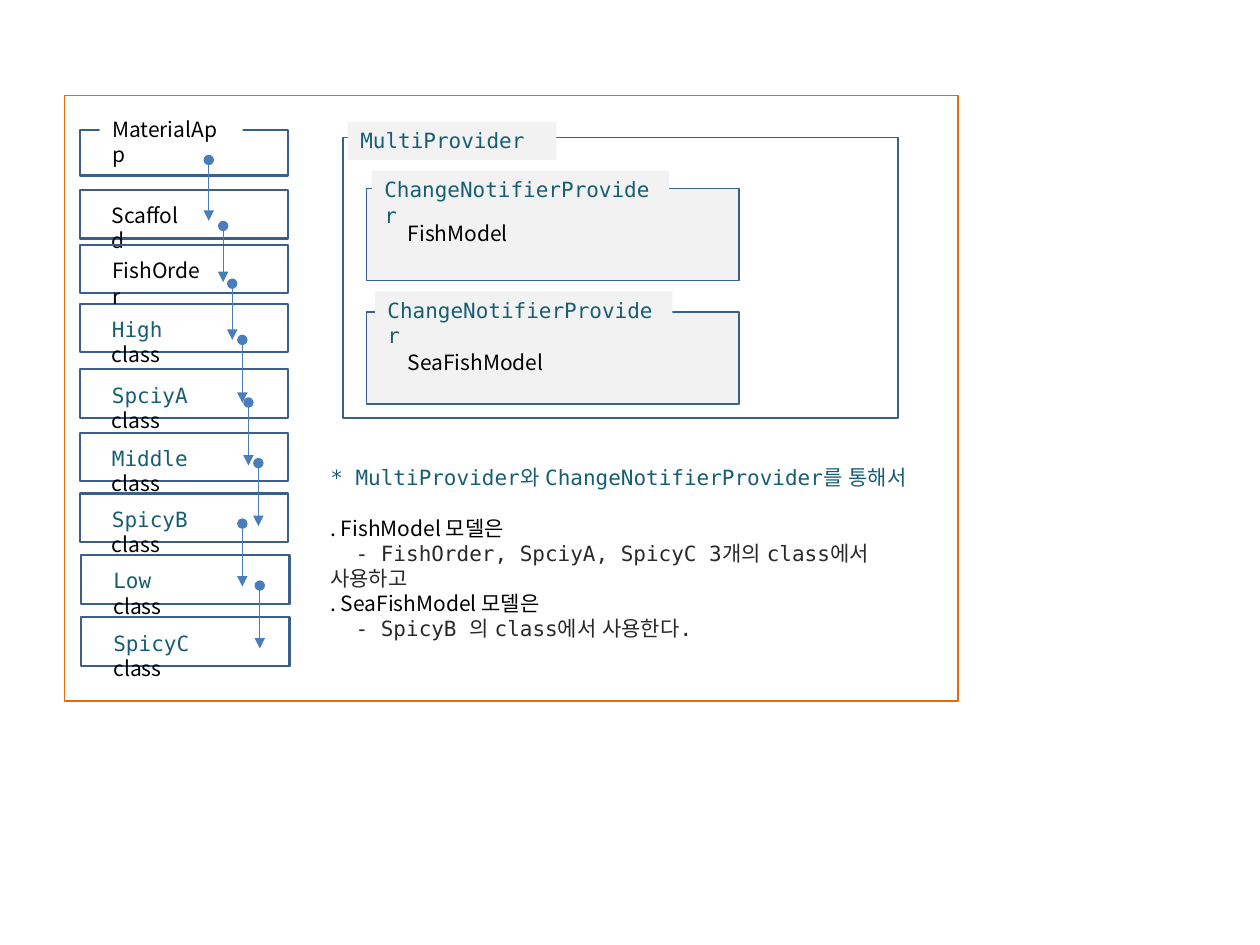
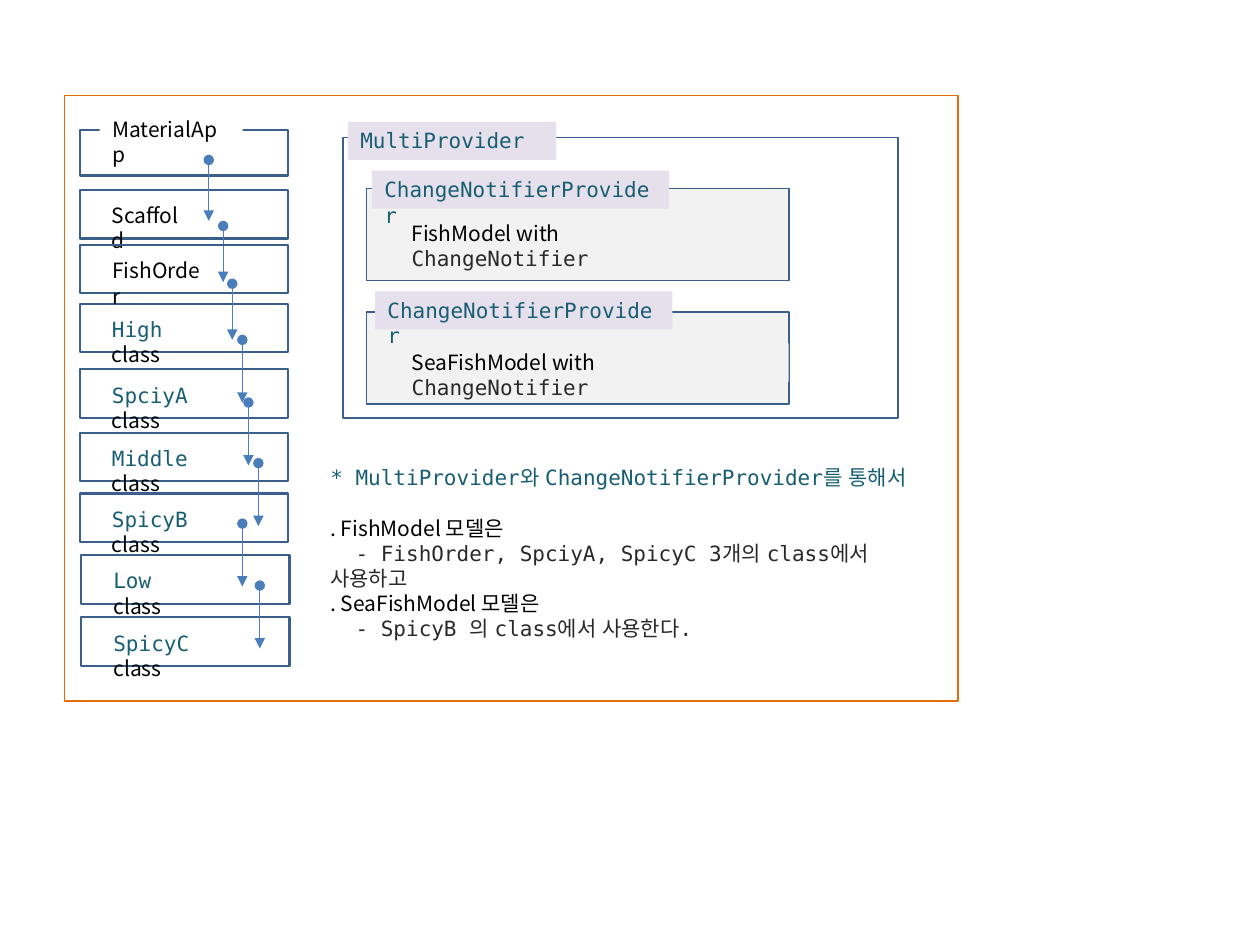
Before and after one commit to farmerkyh/flutter_pattern, a slide deck: slide 4 of provider_pattern/provider_pattern.pptx. Drawn at 1260x945 pixels with LibreOffice and Linux fonts; fonts in the diff are those of the drawing. Boxes give left, top, right and bottom in pixels: in the first picture for what was removed or moved away, otherwise in the second. Text is boxed around its words. In the diff, an @@ line names an element or a change of style, - is before the commit and + after.

```diff
--- a/provider_pattern/provider_pattern.pptx
+++ b/provider_pattern/provider_pattern.pptx
@@ rectangle: place and size @@
-rectangle at box(367, 189, 740, 281)
+rectangle at box(367, 189, 789, 281)
@@ rectangle "FishModel with ChangeNotifier": place and size @@
-rectangle "FishModel with ChangeNotifier" at box(408, 224, 508, 242)
+rectangle "FishModel with ChangeNotifier" at box(399, 214, 743, 277)
@@ text in rectangle at box(412, 224, 589, 271): text changed; font Noto Sans CJK KR to DejaVu Sans Mono; text colour #000000 to #292929 @@
-FishModel
+FishModel with ChangeNotifier
@@ fill #F2F2F2 to #E6E0EC in 3 elements at box(348, 122, 556, 160), box(372, 170, 669, 208), box(375, 291, 673, 329) @@
@@ rectangle: place and size @@
-rectangle at box(367, 312, 740, 404)
+rectangle at box(367, 312, 789, 404)
@@ text "SeaFishModel with ChangeNotifier": place and size @@
-text "SeaFishModel with ChangeNotifier" at box(396, 344, 679, 403)
+text "SeaFishModel with ChangeNotifier" at box(412, 353, 595, 400)
@@ text at box(412, 353, 595, 400): text changed @@
-SeaFishModel
+SeaFishModel with ChangeNotifier
```
Also in this commit, not shown: 1 other file.
